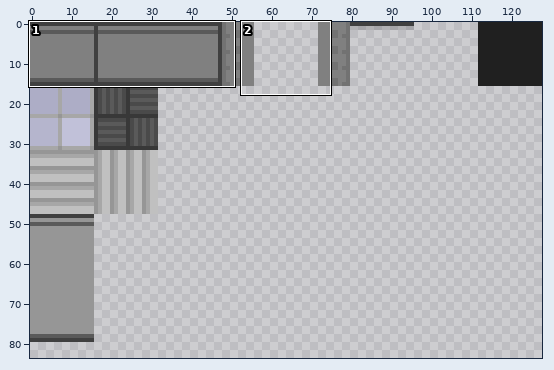
Sprite sheet -- ubi-spoon.gmx/background/images/bg_tiles_facility.png. Above: a wide view before the commit, with the close-up outlined.
Close-up. Old version:
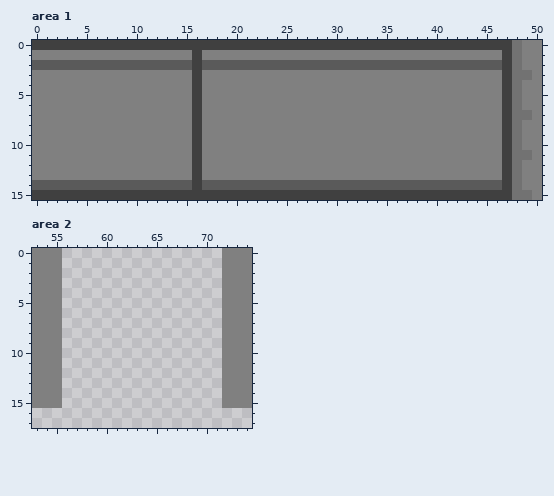
The file is 128x128 pixels. Colours within 5 levels of each other are drawn and written as one. Shown: area 1: x 0..50, y 0..15; area 2: x 53..74, y 0..17. The wide view leaves out empty margins.
After the commit:
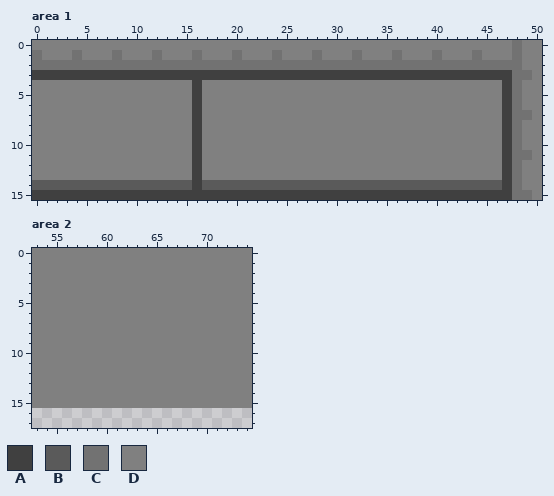
Palette (. is transparent): A #404040  B #5a5a5a  C #727272  D #808080
Diff:
{"where": "area 1"}
{"y":0,"x":0,"old":"AAAAAAAAAAAAAAAAAAAAAAAAAAAAAAAAAAAAAAAAAAAAAAAA","new":"DDDDDDDDDDDDDDDDDDDDDDDDDDDDDDDDDDDDDDDDDDDDDDDD"}
{"y":1,"x":0,"old":"D","new":"C"}
{"y":1,"x":4,"old":"D","new":"C"}
{"y":1,"x":8,"old":"D","new":"C"}
{"y":1,"x":12,"old":"D","new":"C"}
{"y":1,"x":16,"old":"A","new":"C"}
{"y":1,"x":20,"old":"D","new":"C"}
{"y":1,"x":24,"old":"D","new":"C"}
{"y":1,"x":28,"old":"D","new":"C"}
{"y":1,"x":32,"old":"D","new":"C"}
{"y":1,"x":36,"old":"D","new":"C"}
{"y":1,"x":40,"old":"D","new":"C"}
{"y":1,"x":44,"old":"D","new":"C"}
{"y":1,"x":47,"old":"A","new":"D"}
{"y":2,"x":0,"old":"BBBBBBBBBBBBBBBBABBBBBBBBBBBBBBBBBBBBBBBBBBBBBBA","new":"CCCCCCCCCCCCCCCCCCCCCCCCCCCCCCCCCCCCCCCCCCCCCCCC"}
{"y":3,"x":0,"old":"DDDDDDDDDDDDDDDD","new":"AAAAAAAAAAAAAAAA"}
{"y":3,"x":17,"old":"DDDDDDDDDDDDDDDDDDDDDDDDDDDDDD","new":"AAAAAAAAAAAAAAAAAAAAAAAAAAAAAA"}
{"where": "area 2"}
{"y":0,"x":56,"old":"................","new":"DDDDDDDDDDDDDDDD"}
{"y":1,"x":56,"old":"................","new":"DDDDDDDDDDDDDDDD"}
{"y":2,"x":56,"old":"................","new":"DDDDDDDDDDDDDDDD"}
{"y":3,"x":56,"old":"................","new":"DDDDDDDDDDDDDDDD"}
{"y":4,"x":56,"old":"................","new":"DDDDDDDDDDDDDDDD"}
{"y":5,"x":56,"old":"................","new":"DDDDDDDDDDDDDDDD"}
{"y":6,"x":56,"old":"................","new":"DDDDDDDDDDDDDDDD"}
{"y":7,"x":56,"old":"................","new":"DDDDDDDDDDDDDDDD"}
{"y":8,"x":56,"old":"................","new":"DDDDDDDDDDDDDDDD"}
{"y":9,"x":56,"old":"................","new":"DDDDDDDDDDDDDDDD"}
{"y":10,"x":56,"old":"................","new":"DDDDDDDDDDDDDDDD"}
{"y":11,"x":56,"old":"................","new":"DDDDDDDDDDDDDDDD"}
{"y":12,"x":56,"old":"................","new":"DDDDDDDDDDDDDDDD"}
{"y":13,"x":56,"old":"................","new":"DDDDDDDDDDDDDDDD"}
{"y":14,"x":56,"old":"................","new":"DDDDDDDDDDDDDDDD"}
{"y":15,"x":56,"old":"................","new":"DDDDDDDDDDDDDDDD"}
{"label":"changed","picture_box":[32,40,512,80]}
{"label":"added","picture_box":[62,248,222,408]}
